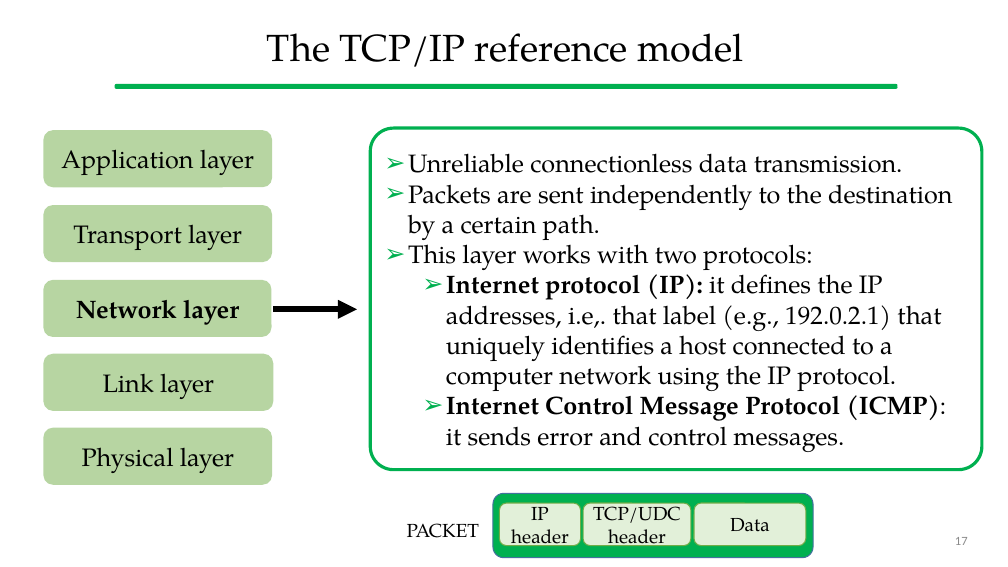
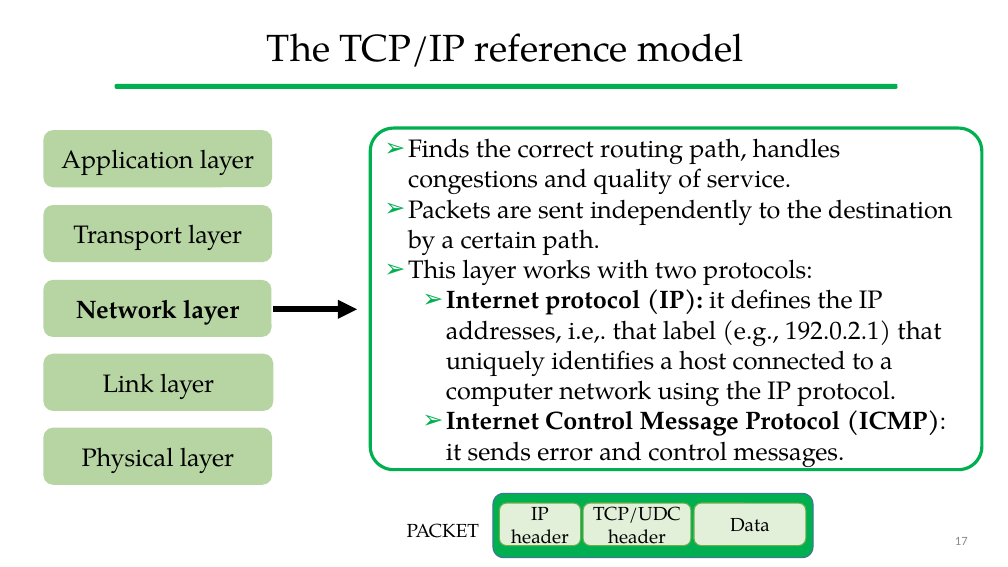
Before and after one commit to gcappon/bwthw, a slide deck: slide 17 of theory_04-fundamentals_of_computer_networks/theory_04-fundamentals_of_computer_networks.pptx. Drawn at 1008x567 pixels with LibreOffice and Linux fonts; fonts in the diff are those of the drawing. Boxes give left, top, right and bottom in pixels: in the first picture for what was removed or moved away, otherwise in the second. Text is boxed around its words. In the diff, an @@ line names an element or a change of style, - is before the commit and + after.

```diff
--- a/theory_04-fundamentals_of_computer_networks/theory_04-fundamentals_of_computer_networks.pptx
+++ b/theory_04-fundamentals_of_computer_networks/theory_04-fundamentals_of_computer_networks.pptx
@@ text in rounded rectangle at (408, 138, 840, 194): text changed @@
-➢ Unreliable connectionless data transmission.
+➢ Finds the correct routing path, handles congestions and quality of service.
```
Also in this commit, not shown: 3 other slides changed, 4 other files.
